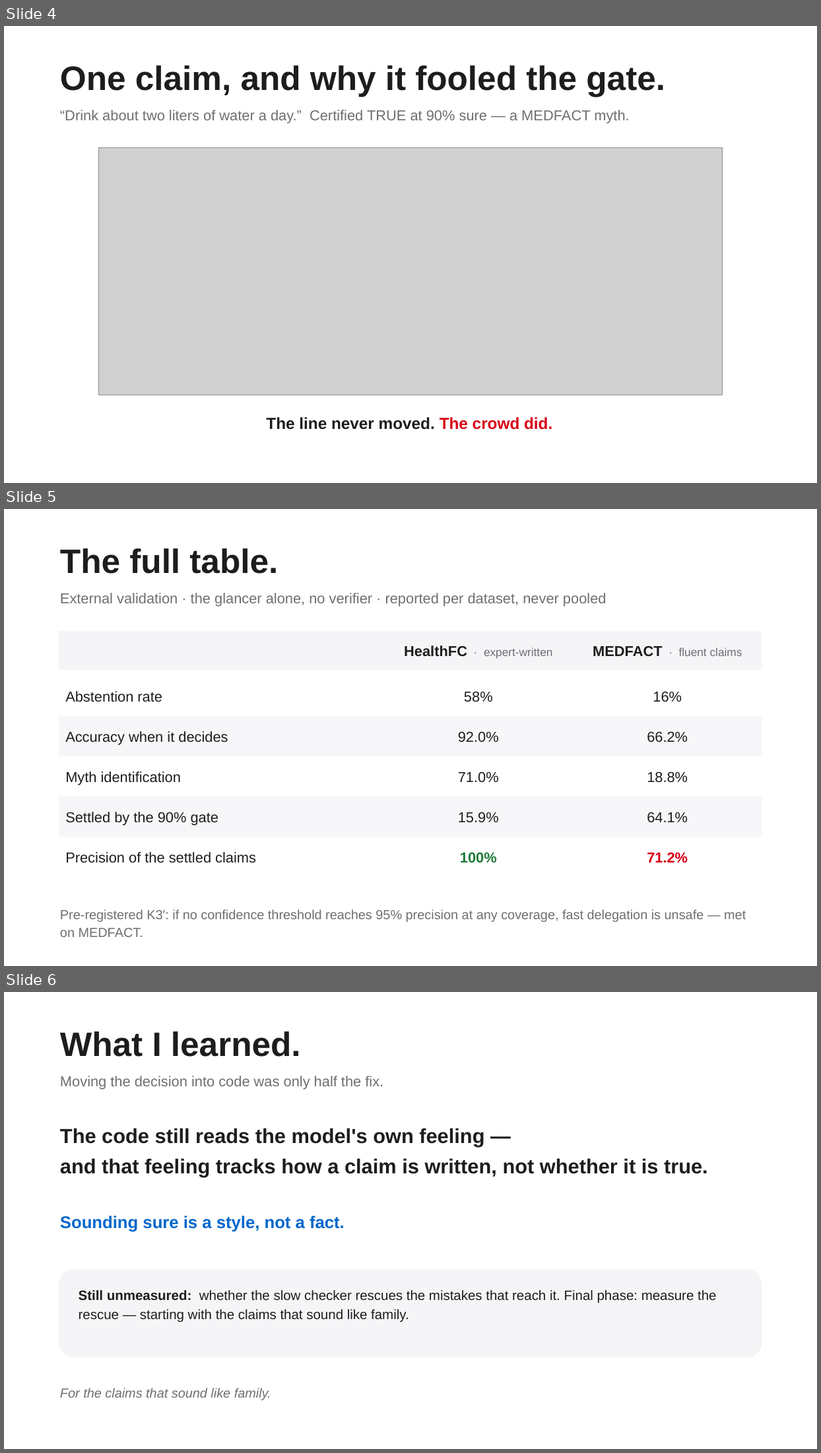
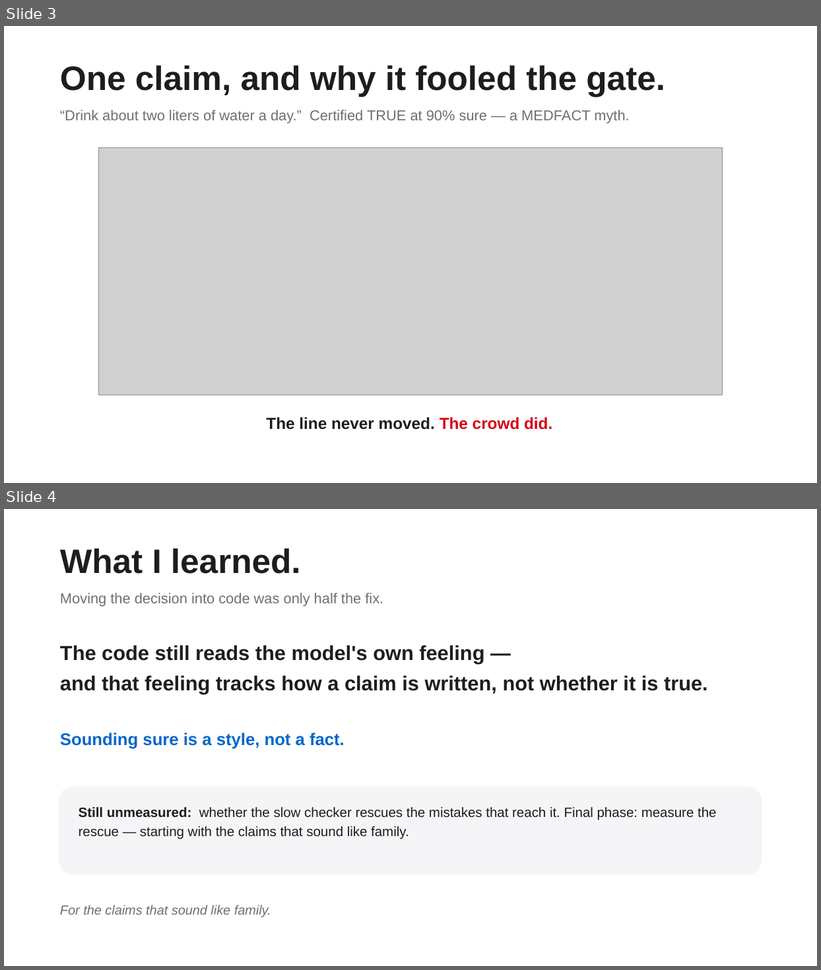
Before and after one commit to owenyliu/owenyliu.github.io, a slide deck: mythtriage/slides.pptx. Shown one above the other, each under a label of ours: slides 4, 5 and 6 before the commit, slides 3 and 4 after it. The pictures are 821x1453 and 821x970 pixels, drawn with LibreOffice and Linux fonts; fonts in the diff are those of the drawing; grey boxes stand for pictures. Boxes give left, top, right and bottom in pixels: in the first picture for what was removed or moved away, otherwise in the second. Text is boxed around its words. In the diff, an @@ line names an element or a change of style, - is before the commit and + after.

Commit message:
Trim deck to 6 slides (drop result and table pages)

```diff
--- a/mythtriage/slides.pptx
+++ b/mythtriage/slides.pptx
@@ slide 5 removed at (4,509,817,966), background #FFFFFF @@
@@ text removed at (60,548,278,574) @@
-The full table.
@@ text removed at (60,593,607,607) @@
-External validation · the glancer alone, no verifier · reported per dataset, never pooled
@@ rectangle removed at (59,631,762,670) @@
@@ text removed at (404,646,552,658) @@
-HealthFC · expert-written
@@ text removed at (593,646,743,657) @@
-MEDFACT · fluent claims
@@ text removed at (65,691,162,702) @@
-Abstention rate
@@ text removed at (464,691,493,702) @@
-58%
@@ text removed at (653,691,682,702) @@
-16%
@@ rectangle removed at (59,716,762,757) @@
@@ text removed at (65,731,228,745) @@
-Accuracy when it decides
@@ text removed at (458,731,499,743) @@
-92.0%
@@ text removed at (647,731,688,743) @@
-66.2%
@@ text removed at (65,772,181,786) @@
-Myth identification
@@ text removed at (458,772,499,782) @@
-71.0%
@@ text removed at (647,772,688,783) @@
-18.8%
@@ rectangle removed at (59,797,762,837) @@
@@ text removed at (65,812,218,826) @@
-Settled by the 90% gate
@@ text removed at (458,812,499,823) @@
-15.9%
@@ text removed at (647,812,688,823) @@
-64.1%
@@ text removed at (65,852,256,863) @@
-Precision of the settled claims
@@ text removed at (460,852,497,863) @@
-100%
@@ text removed at (647,852,688,863) @@
-71.2%
@@ text removed at (60,910,746,937) @@
-Pre-registered K3′: if no confidence threshold reaches 95% precision at any coverage, fast delegation is unsafe — met on MEDFACT.
@@ what was slide 4 is now slide 3 @@
@@ what was slide 6 is now slide 4 @@
```
Also in this commit, not shown: 1 other slide removed.
